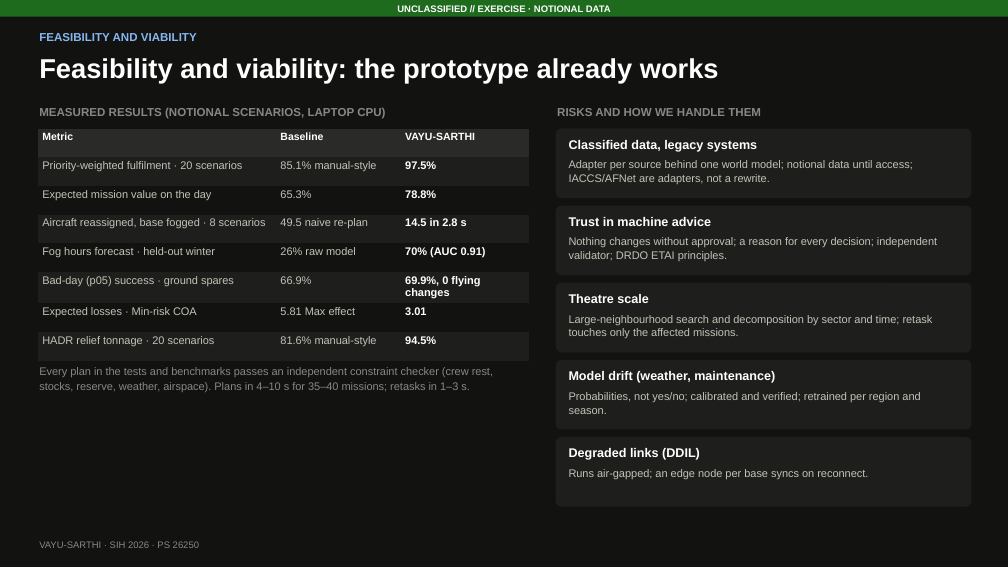
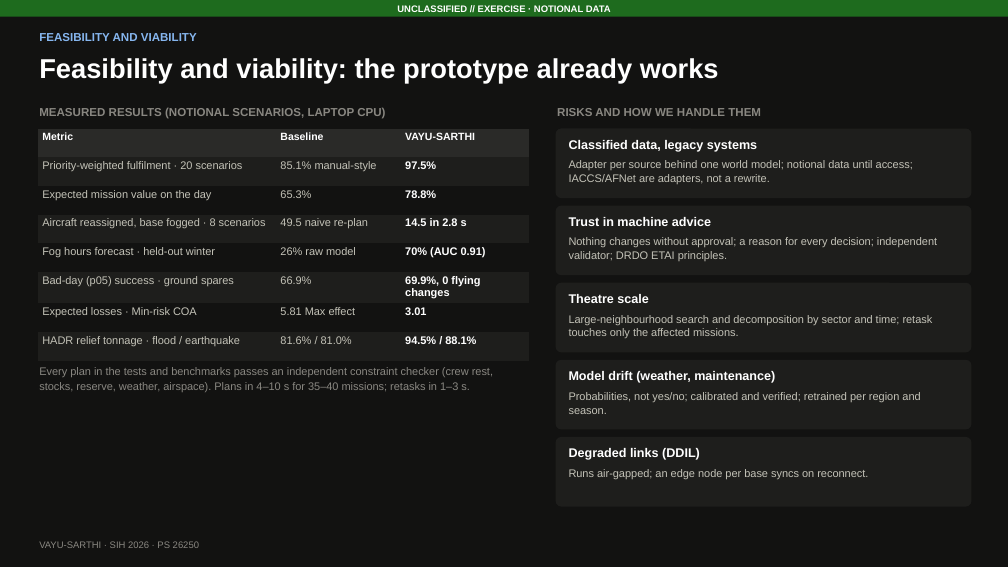
Before and after one commit to DeepakSinghhh/Air-power-Dynamic, a slide deck: slide 4 of docs/VAYU-SARTHI_SIH2026_idea.pptx. Drawn at 1008x567 pixels with LibreOffice and Linux fonts; fonts in the diff are those of the drawing. Boxes give left, top, right and bottom in pixels: in the first picture for what was removed or moved away, otherwise in the second. Text is boxed around its words. In the diff, an @@ line names an element or a change of style, - is before the commit and + after.

```diff
--- a/docs/VAYU-SARTHI_SIH2026_idea.pptx
+++ b/docs/VAYU-SARTHI_SIH2026_idea.pptx
@@ table at (38, 129, 529, 358) @@
-row 8: HADR relief tonnage · 20 scenarios | 81.6% manual-style | 94.5%
+row 8: HADR relief tonnage · flood / earthquake | 81.6% / 81.0% | 94.5% / 88.1%
```
Also in this commit, not shown: 4 other slides changed, 29 other files.
